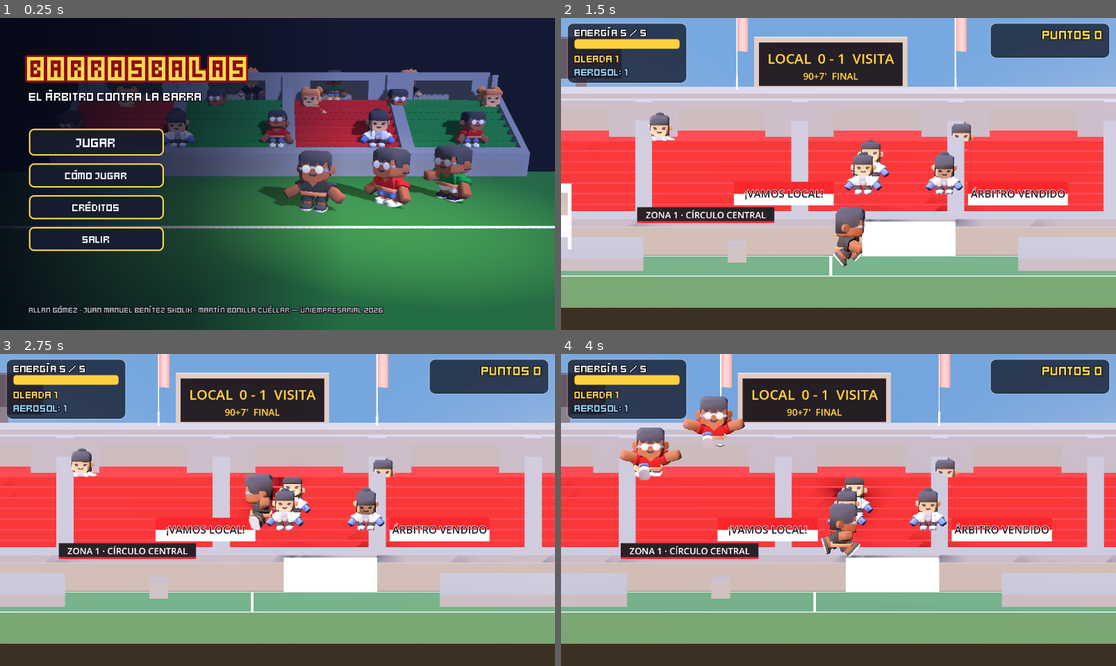
Above: before the commit, frames 1-4 (two rows, left to right).
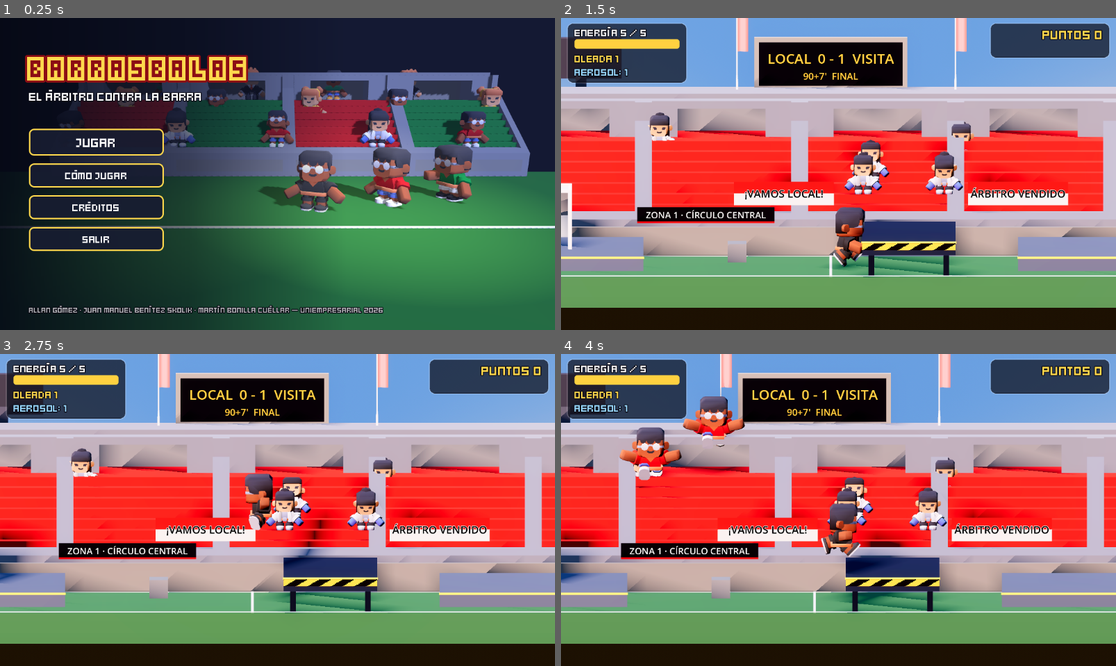
Above: after the commit, the same moments.

Repository: allan-gomez-creator/Barrasbalas
Game: Godot game, scene res://escenas/menu.tscn
Two runs of this game, one before a commit and one after it. Both use one fixed random seed, a clock stepped at 60 frames per second and the inputs below.
Inputs (mouse positions are in pixels of both pictures, inside the frame that each line leads up to):
- Up to frame 1 (0.25 s): no input
- Up to frame 2 (1.5 s): click "Jugar" at 0.5 s; tap Enter at 1.25 s; move the mouse to (960, 158) at 1.27 s; hold D (move_right) from 1.28 s (still down); right-click (960, 158) at 1.35 s
- Up to frame 3 (2.75 s): tap Space (saltar) at 1.52, 2.27 s; move the mouse to (166, 525) at 2.02 s; release D (move_right) at 2.03 s; hold A (move_left) from 2.03 s (still down); click (166, 525) at 2.1 s
- Up to frame 4 (4 s): move the mouse to (894, 441) at 2.77 s; release A (move_left) at 2.78 s; hold D (move_right) 2.78-3.53 s; tap Shift (esquivar) at 2.85 s; move the mouse to (810, 572) at 3.52 s; hold W (move_up) from 3.53 s (still down); tap Q (rodar) at 3.6 s; tap Space (saltar) at 3.77 s

The runs differ from the first frame. In frame 1, 0.4% of the frame differs, in the area x 22-100%, y 15-68%; in frame 2, 50%; in frame 3, 51%; in frame 4, 52%, in the area x 0-100%, y 0-100%.

Commit message:
Correccion 3 - iluminacion ACES, sombras, antialiasing y plataformas visibles

Diff:
--- a/escenas/escenario.tscn
+++ b/escenas/escenario.tscn
@@ -8,6 +8,7 @@
 [ext_resource type="Script" uid="uid://ca4oxo0uio3nj" path="res://scripts/luces_estadio.gd" id="7_luces"]
 [ext_resource type="Script" uid="uid://7edba2v7mlsv" path="res://scripts/zonas.gd" id="8_zonas"]
 [ext_resource type="Script" uid="uid://bcke5yemem1vk" path="res://scripts/gradas.gd" id="9_gradas"]
+[ext_resource type="Script" path="res://scripts/plataforma.gd" id="10_plataforma"]
 
 [sub_resource type="StandardMaterial3D" id="MatCancha"]
 albedo_color = Color(0.3, 0.48, 0.32, 1)
@@ -201,6 +202,10 @@
 
 [node name="TribunaIzq" type="StaticBody3D" parent="Plataformas"]
 transform = Transform3D(1, 0, 0, 0, 1, 0, 0, 0, 1, -10.5, 0.4, 0)
+script = ExtResource("10_plataforma")
+color_cuerpo = Color(0.4, 0.43, 0.5, 1)
+con_franja = false
+con_patas = false
 
 [node name="MeshInstance3D" type="MeshInstance3D" parent="Plataformas/TribunaIzq"]
 mesh = SubResource("Trib9Malla")
@@ -210,6 +215,10 @@
 
 [node name="TribunaDer" type="StaticBody3D" parent="Plataformas"]
 transform = Transform3D(1, 0, 0, 0, 1, 0, 0, 0, 1, 10.5, 0.4, 0)
+script = ExtResource("10_plataforma")
+color_cuerpo = Color(0.4, 0.43, 0.5, 1)
+con_franja = false
+con_patas = false
 
 [node name="MeshInstance3D" type="MeshInstance3D" parent="Plataformas/TribunaDer"]
 mesh = SubResource("Trib9Malla")
@@ -219,6 +228,7 @@
 
 [node name="Valla1" type="StaticBody3D" parent="Plataformas"]
 transform = Transform3D(1, 0, 0, 0, 1, 0, 0, 0, 1, 2.5, 0.9, 0)
+script = ExtResource("10_plataforma")
 
 [node name="MeshInstance3D" type="MeshInstance3D" parent="Plataformas/Valla1"]
 mesh = SubResource("VallaMalla")
@@ -228,6 +238,10 @@
 
 [node name="TribunaZ2a" type="StaticBody3D" parent="Plataformas"]
 transform = Transform3D(1, 0, 0, 0, 1, 0, 0, 0, 1, 24, 0.4, 0)
+script = ExtResource("10_plataforma")
+color_cuerpo = Color(0.4, 0.43, 0.5, 1)
+con_franja = false
+con_patas = false
 
 [node name="MeshInstance3D" type="MeshInstance3D" parent="Plataformas/TribunaZ2a"]
 mesh = SubResource("Trib4Malla")
@@ -237,6 +251,7 @@
 
 [node name="Valla2" type="StaticBody3D" parent="Plataformas"]
 transform = Transform3D(1, 0, 0, 0, 1, 0, 0, 0, 1, 29.5, 0.9, 0)
+script = ExtResource("10_plataforma")
 
 [node name="MeshInstance3D" type="MeshInstance3D" parent="Plataformas/Valla2"]
 mesh = SubResource("VallaMalla")
@@ -246,6 +261,10 @@
 
 [node name="TribunaZ2b" type="StaticBody3D" parent="Plataformas"]
 transform = Transform3D(1, 0, 0, 0, 1, 0, 0, 0, 1, 37, 0.4, 0)
+script = ExtResource("10_plataforma")
+color_cuerpo = Color(0.4, 0.43, 0.5, 1)
+con_franja = false
+con_patas = false
 
 [node name="MeshInstance3D" type="MeshInstance3D" parent="Plataformas/TribunaZ2b"]
 mesh = SubResource("Trib6Malla")
@@ -255,6 +274,10 @@
 
 [node name="GradaAltaZ2" type="StaticBody3D" parent="Plataformas"]
 transform = Transform3D(1, 0, 0, 0, 1, 0, 0, 0, 1, 38.5, 1.0, 0)
+script = ExtResource("10_plataforma")
+color_cuerpo = Color(0.4, 0.43, 0.5, 1)
+con_franja = false
+con_patas = false
 
 [node name="MeshInstance3D" type="MeshInstance3D" parent="Plataformas/GradaAltaZ2"]
 mesh = SubResource("Trib3Malla")
@@ -264,6 +287,10 @@
 
 [node name="TribunaZ3" type="StaticBody3D" parent="Plataformas"]
 transform = Transform3D(1, 0, 0, 0, 1, 0, 0, 0, 1, 48, 0.4, 0)
+script = ExtResource("10_plataforma")
+color_cuerpo = Color(0.4, 0.43, 0.5, 1)
+con_franja = false
+con_patas = false
 
 [node name="MeshInstance3D" type="MeshInstance3D" parent="Plataformas/TribunaZ3"]
 mesh = SubResource("Trib4Malla")
--- a/escenas/menu.tscn
+++ b/escenas/menu.tscn
@@ -297,3 +297,4 @@
 stream = ExtResource("4_cantico")
 volume_db = -12.0
 autoplay = true
+parameters/looping = false
--- a/main.tscn
+++ b/main.tscn
@@ -27,10 +27,23 @@
 background_mode = 2
 sky = SubResource("Cielo")
 ambient_light_source = 3
-tonemap_mode = 2
+tonemap_mode = 3
+tonemap_white = 6.0
 glow_enabled = true
-glow_intensity = 0.6
-glow_bloom = 0.05
+glow_intensity = 0.8
+glow_bloom = 0.08
+glow_hdr_threshold = 0.9
+fog_enabled = true
+fog_mode = 1
+fog_light_color = Color(0.6, 0.65, 0.78, 1)
+fog_density = 0.35
+fog_sky_affect = 0.0
+fog_depth_curve = 1.5
+fog_depth_begin = 16.0
+fog_depth_end = 45.0
+adjustment_enabled = true
+adjustment_contrast = 1.1
+adjustment_saturation = 1.15
 
 [sub_resource type="BoxMesh" id="CajaMalla"]
 size = Vector3(0.6, 0.6, 0.6)
@@ -43,8 +56,9 @@
 [node name="Sol" type="DirectionalLight3D" parent="." unique_id=1061280851]
 transform = Transform3D(0.866025, -0.353553, 0.353553, 0, 0.707107, 0.707107, -0.5, -0.612372, 0.612372, 0, 6, 0)
 shadow_enabled = true
-shadow_bias = 3.0
-shadow_normal_bias = 6.0
+shadow_bias = 0.05
+shadow_normal_bias = 1.5
+shadow_blur = 1.5
 directional_shadow_max_distance = 40.0
 
 [node name="SistemaSol" type="Node" parent="." unique_id=1324930255 node_paths=PackedStringArray("sol", "entorno")]
--- a/project.godot
+++ b/project.godot
@@ -84,3 +84,4 @@
 
 renderer/rendering_method="gl_compatibility"
 renderer/rendering_method.mobile="gl_compatibility"
+anti_aliasing/quality/msaa_3d=2
--- /dev/null
+++ b/scripts/plataforma.gd
@@ -0,0 +1,89 @@
+extends StaticBody3D
+# Corrección 3 - Allan: que las plataformas se vean y no se confundan con la tribuna.
+# Antes eran cajas blancas que flotaban y se perdían contra la pared blanca.
+# Ahora: cuerpo oscuro, franja de peligro amarilla y negra al frente,
+# borde amarillo arriba (brilla un poco de noche) y dos patas hasta el piso.
+# Va en Valla1 y Valla2 con todo, y en las tribunas bajas solo con el borde
+# (con_franja = false). No cambia la colisión.
+
+@export var color_cuerpo = Color(0.16, 0.19, 0.27)
+@export var color_borde = Color(1.0, 0.78, 0.1)
+@export var brillo_borde = 0.6
+@export var alto_franja = 0.22
+@export var con_franja = true
+@export var con_patas = true
+
+var ancho = 3.0
+var alto = 0.4
+var fondo = 4.0
+
+func _ready():
+	var malla_inst = get_node_or_null("MeshInstance3D")
+	if malla_inst and malla_inst.mesh is BoxMesh:
+		ancho = malla_inst.mesh.size.x
+		alto = malla_inst.mesh.size.y
+		fondo = malla_inst.mesh.size.z
+		var cuerpo = StandardMaterial3D.new()
+		cuerpo.albedo_color = color_cuerpo
+		cuerpo.roughness = 0.8
+		malla_inst.set_surface_override_material(0, cuerpo)
+	if con_franja:
+		armar_franja()
+	armar_borde()
+	if con_patas:
+		armar_patas()
+
+# Franja amarilla y negra en diagonal, en la cara que mira a la cámara.
+func armar_franja():
+	var img = Image.create(64, 16, false, Image.FORMAT_RGB8)
+	for x in 64:
+		for y in 16:
+			var amarillo = ((x + y) / 8) % 2 == 0
+			img.set_pixel(x, y, color_borde if amarillo else Color(0.08, 0.08, 0.08))
+	var tex = ImageTexture.create_from_image(img)
+	var mat = StandardMaterial3D.new()
+	mat.albedo_texture = tex
+	mat.texture_filter = BaseMaterial3D.TEXTURE_FILTER_NEAREST
+	mat.uv1_scale = Vector3(ancho / 1.0, 1, 1)
+	var caja = BoxMesh.new()
+	caja.size = Vector3(ancho, alto_franja, 0.02)
+	var franja = MeshInstance3D.new()
+	franja.name = "Franja"
+	franja.mesh = caja
+	franja.material_override = mat
+	franja.position = Vector3(0, alto / 2 - alto_franja / 2, fondo / 2 + 0.011)
+	add_child(franja)
+
+# Borde amarillo arriba, al frente: marca dónde se pisa.
+func armar_borde():
+	var mat = StandardMaterial3D.new()
+	mat.albedo_color = color_borde
+	mat.emission_enabled = true
+	mat.emission = color_borde
+	mat.emission_energy_multiplier = brillo_borde
+	var caja = BoxMesh.new()
+	caja.size = Vector3(ancho + 0.04, 0.05, 0.12)
+	var borde = MeshInstance3D.new()
+	borde.name = "Borde"
+	borde.mesh = caja
+	borde.material_override = mat
+	borde.position = Vector3(0, alto / 2 + 0.02, fondo / 2 - 0.05)
+	add_child(borde)
+
+# Dos patas hasta el piso, para que no parezca que flota.
+func armar_patas():
+	var piso_local = -global_position.y
+	var largo = (-alto / 2) - piso_local
+	if largo <= 0.05:
+		return
+	var mat = StandardMaterial3D.new()
+	mat.albedo_color = color_cuerpo.darkened(0.3)
+	for lado in [-1, 1]:
+		var caja = BoxMesh.new()
+		caja.size = Vector3(0.18, largo, 0.18)
+		var pata = MeshInstance3D.new()
+		pata.name = "Pata"
+		pata.mesh = caja
+		pata.material_override = mat
+		pata.position = Vector3(lado * (ancho / 2 - 0.3), -alto / 2 - largo / 2, fondo / 2 - 0.4)
+		add_child(pata)
Not shown, added: scripts/plataforma.gd.uid
